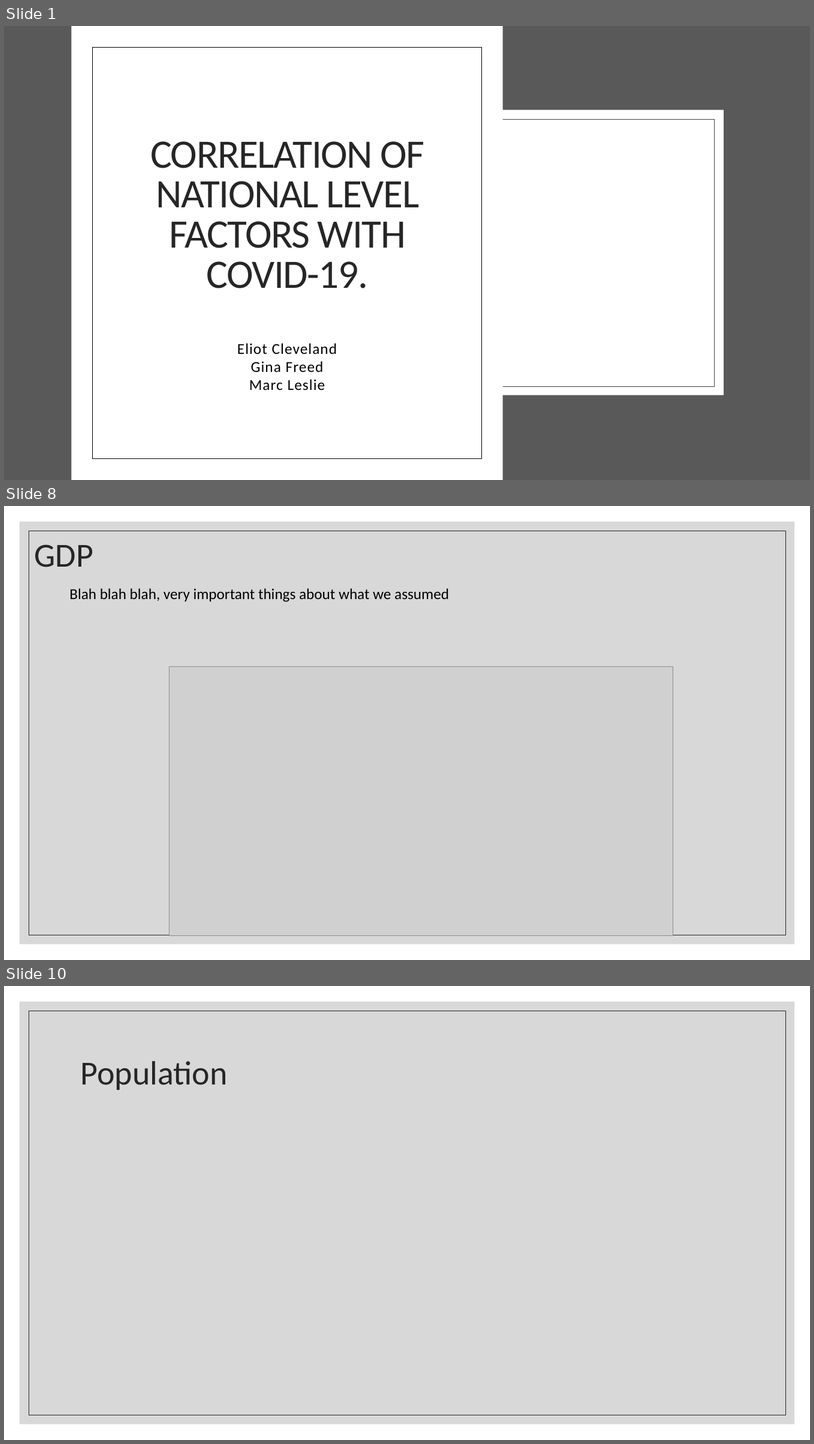
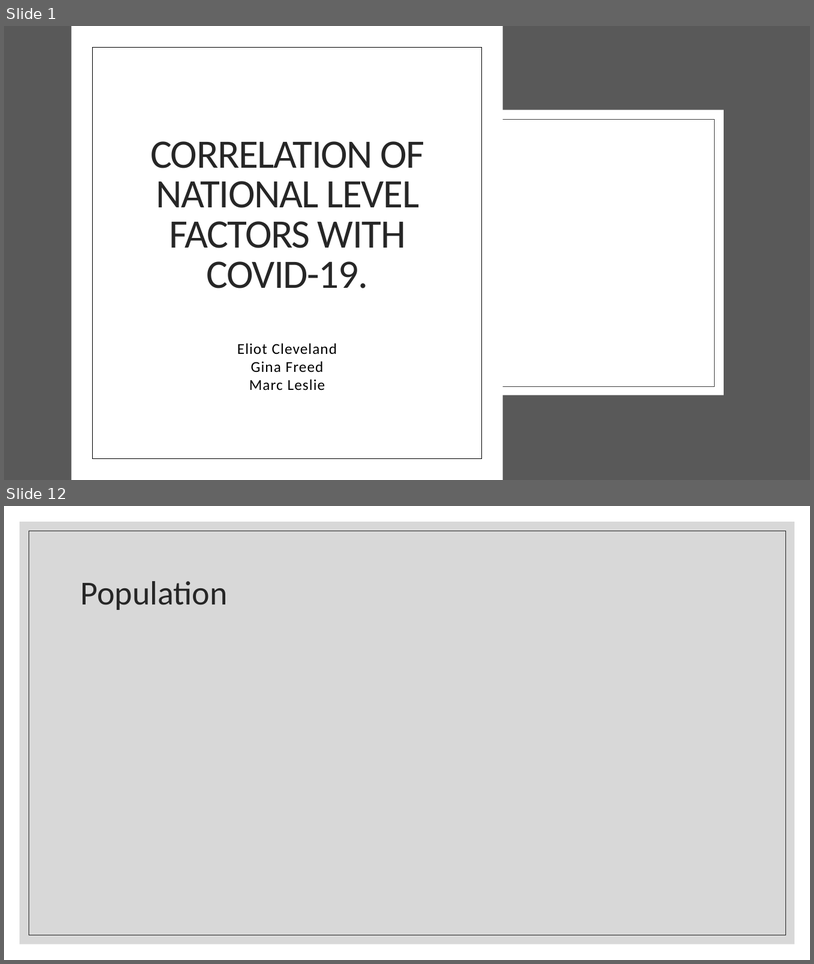
Before and after one commit to eclevela-1234/Covid-19-in-Europe, a slide deck: Covid-19 Presentation Team GEM.pptx. Shown one above the other, each under a label of ours: slides 1, 8 and 10 before the commit, slides 1 and 12 after it; the slides between them are not shown. The pictures are 814x1444 and 814x964 pixels, drawn with LibreOffice and Linux fonts; fonts in the diff are those of the drawing; grey boxes stand for pictures; background and template pictures are left out. Boxes give left, top, right and bottom in pixels: in the first picture for what was removed or moved away, otherwise in the second. Text is boxed around its words. In the diff, an @@ line names an element or a change of style, - is before the commit and + after.

```diff
--- a/Covid-19 Presentation Team GEM.pptx
+++ b/Covid-19 Presentation Team GEM.pptx
@@ slide 8 removed at (x1=4, y1=506, x2=810, y2=960), background #FFFFFF; not listed: 2 template elements that a slide beside it also shows @@
@@ title removed at (x1=34, y1=544, x2=93, y2=567) @@
-GDP
@@ text removed at (x1=69, y1=588, x2=449, y2=602) @@
-Blah blah blah, very important things about what we assumed
@@ picture removed at (x1=169, y1=666, x2=674, y2=935) @@
@@ what was slide 10 is now slide 12 @@
```
Also in this commit, not shown: 1 slide changed, 11 slides added, 7 other slides removed.
